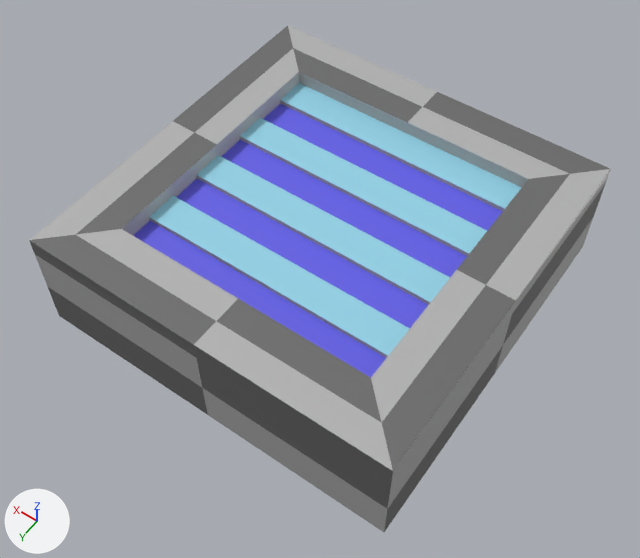
The Blender file Assets/Art/Environment/checkpoint/checkpoint.blend: old version first, new version second.
Camera for both pictures: a 50 mm camera at (-3.31, 4.79, 6.97) aimed at (-0.09, 0.28, -0.12). Arrows for +X, +Y and +Z are at lower left; the lights stay in place.
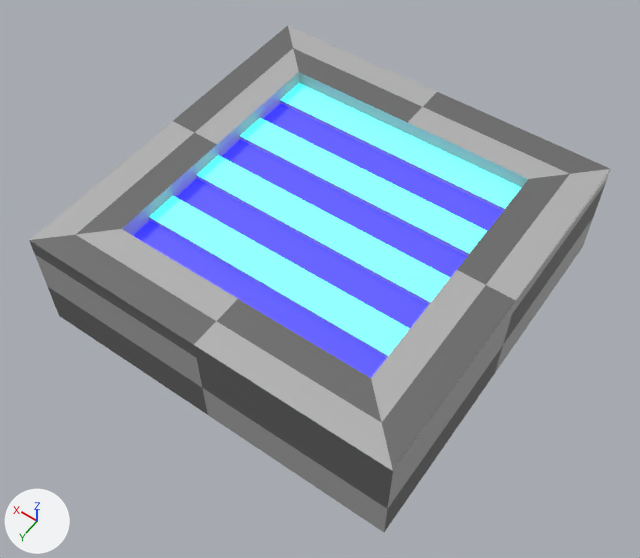
What changed in the scene script:
```text
Change mat_light_blue:
    add mat_light_blue.emission_color = (0.0, 0.557, 0.526)  # cyan #00c5c0
    add mat_light_blue.emission_strength = 2.0
Change mat_dark_blue:
    add mat_dark_blue.emission_color = (0.0, 0.0, 1.0)  # blue #0000ff
    add mat_dark_blue.emission_strength = 2.0
```

Changed parts and their boxes (x1, y1, x2, y2) in the pictures (640 x 558 px):
'Cube', recoloured, surface changed: (120, 70, 530, 381) in both
